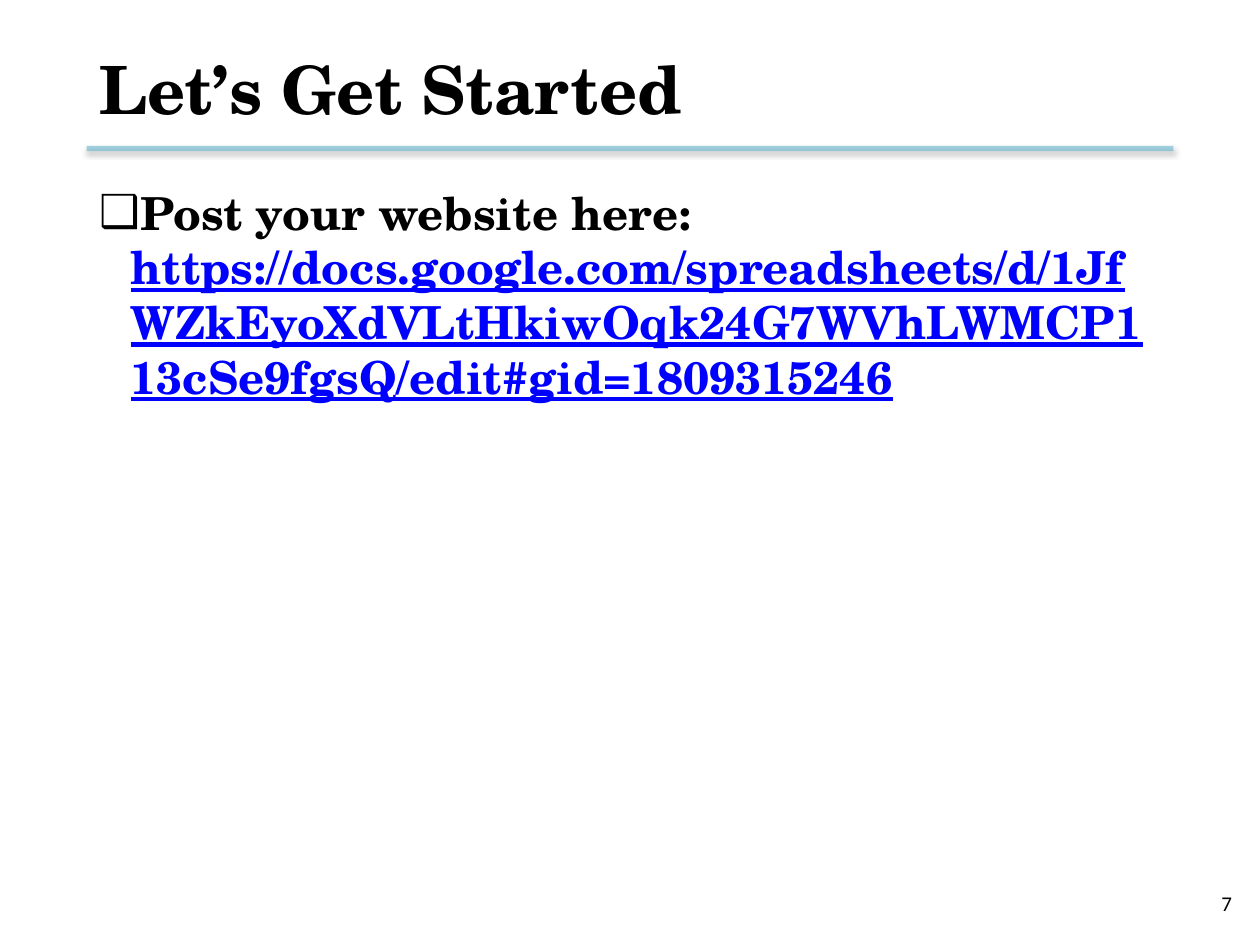
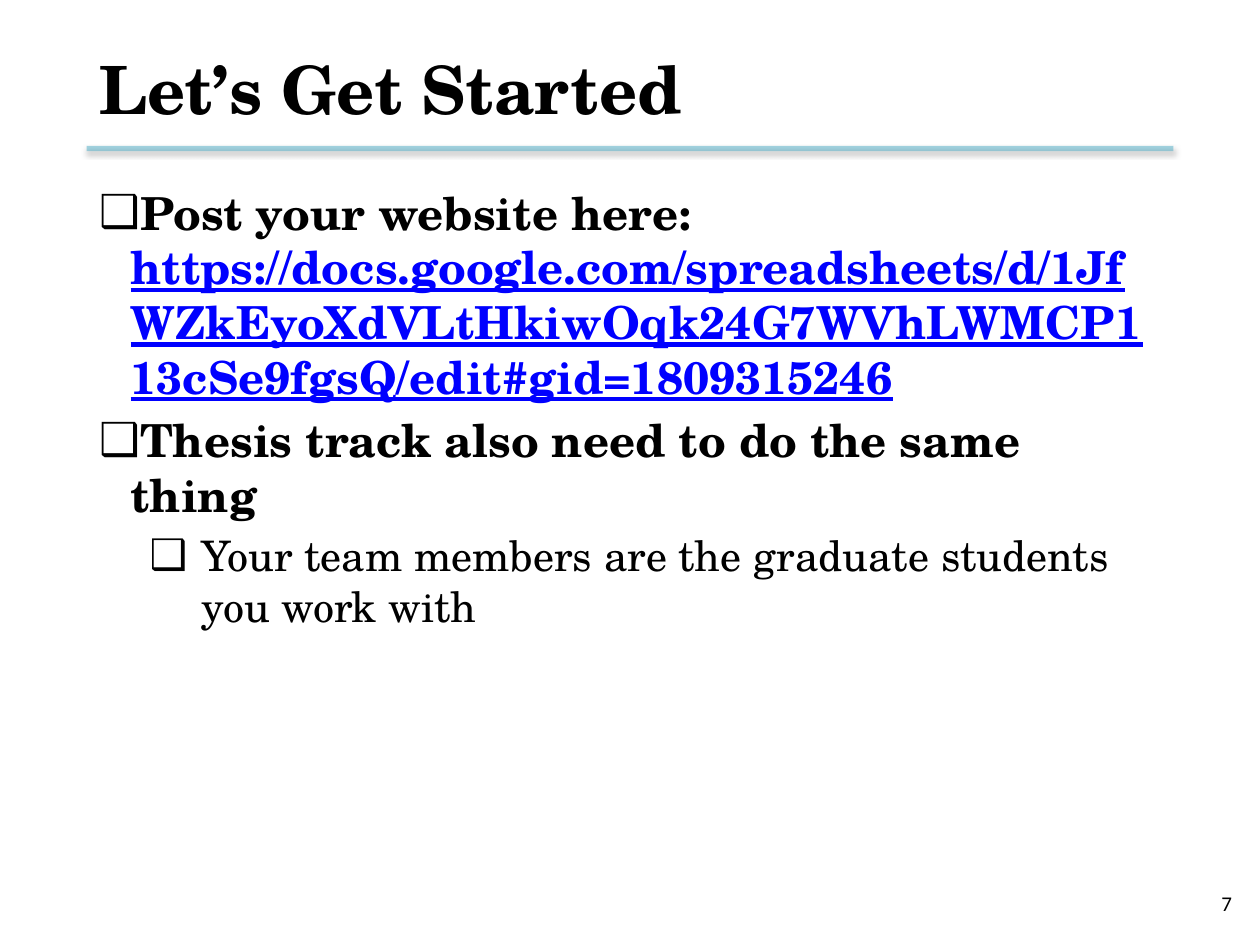
Before and after one commit to tsung-wei-huang/cs3992, a slide deck: slide 7 of slides/lecture10.pptx. Drawn at 1260x945 pixels with LibreOffice and Linux fonts; fonts in the diff are those of the drawing; background and template pictures are left out. Boxes give left, top, right and bottom in pixels: in the first picture for what was removed or moved away, otherwise in the second. Text is boxed around its words. In the diff, an @@ line names an element or a change of style, - is before the commit and + after.

Commit message:
updated lecture10

```diff
--- a/slides/lecture10.pptx
+++ b/slides/lecture10.pptx
@@ text at (131,423,1109,631): paragraphs added @@
+❑ Thesis track also need to do the same thing
+  ❑ Your team members are the graduate students you work with
```
Also in this commit, not shown: 1 other file.
